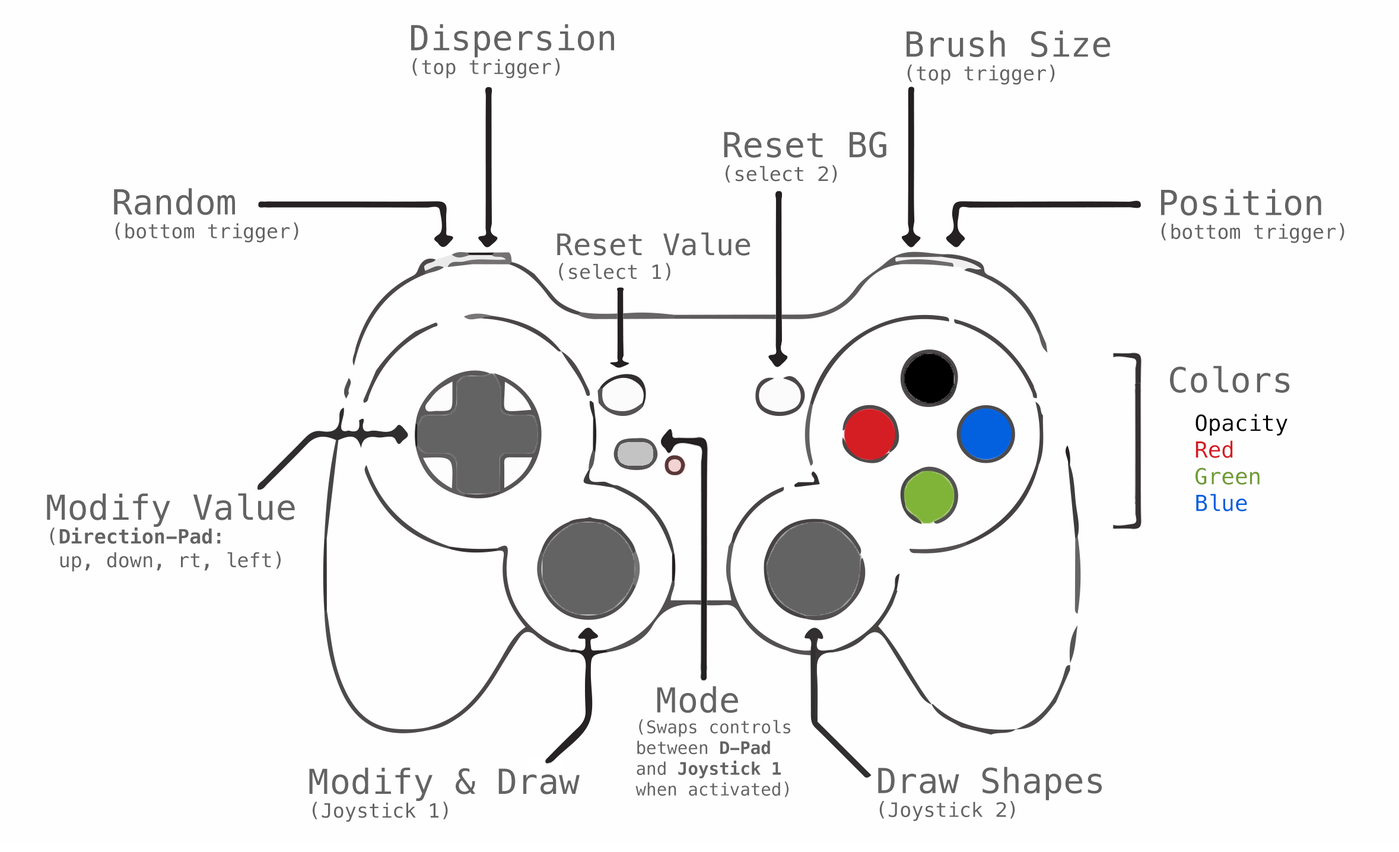
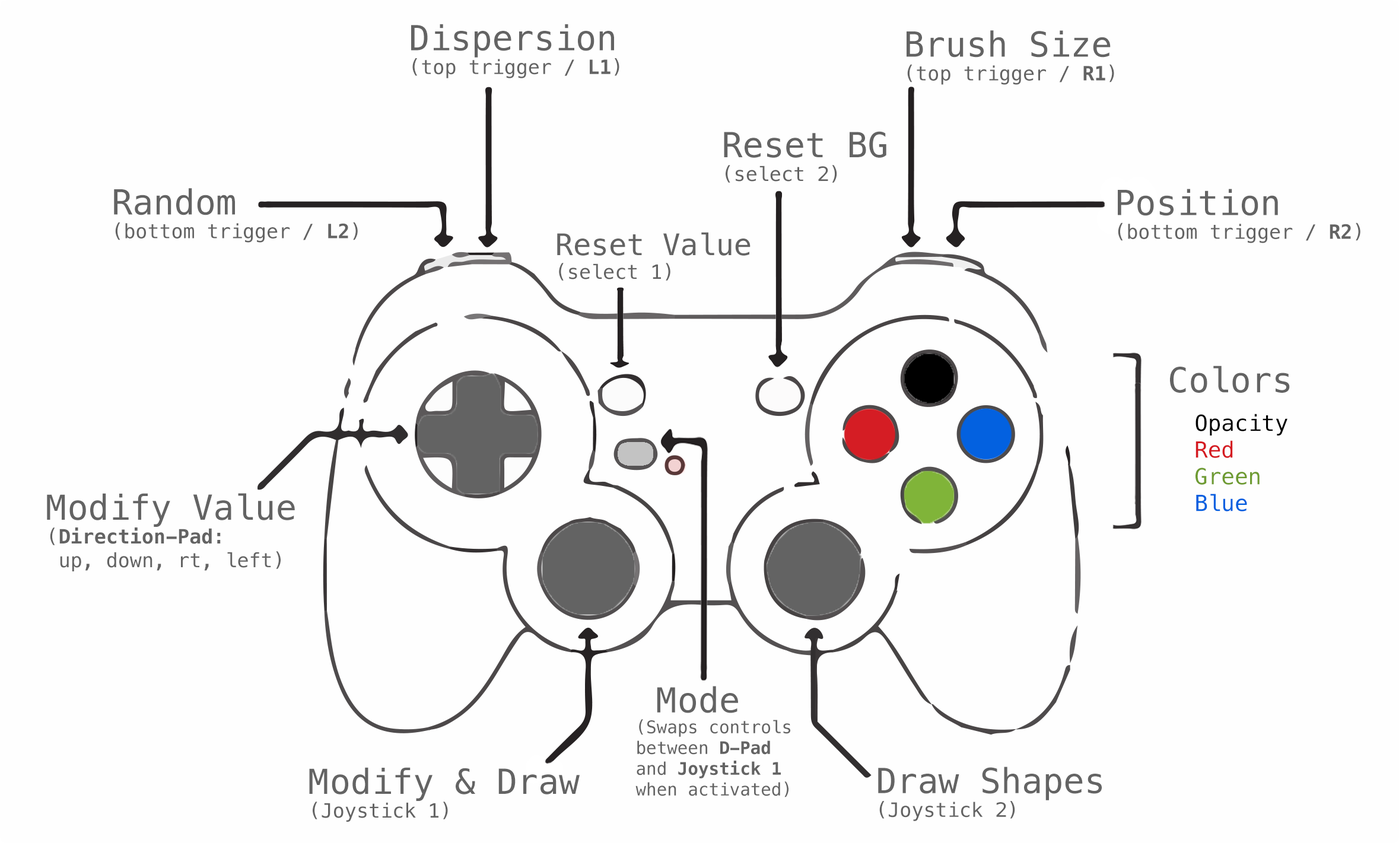
Layered file, before and after one edit (1399x852). Changes by layer:
renamed "Dispersion (top trigger)" to "Dispersion (top trigger / L1)", painted on it over [554, 58, 620, 76]
renamed "Brush Size (top trigger)" to "Brush Size (top trigger / R1)", painted on it over [1049, 64, 1114, 83]
renamed "Position (bottom trigger)" to "Position (bottom trigger / R2)", painted on it over [1117, 188, 1361, 244]
renamed "Random (bottom trigger)" to "Random (bottom trigger / L2)", painted on it over [293, 221, 358, 241]
renamed "Layer 1" to "Hide shit", painted on it over [1101, 189, 1160, 241]
